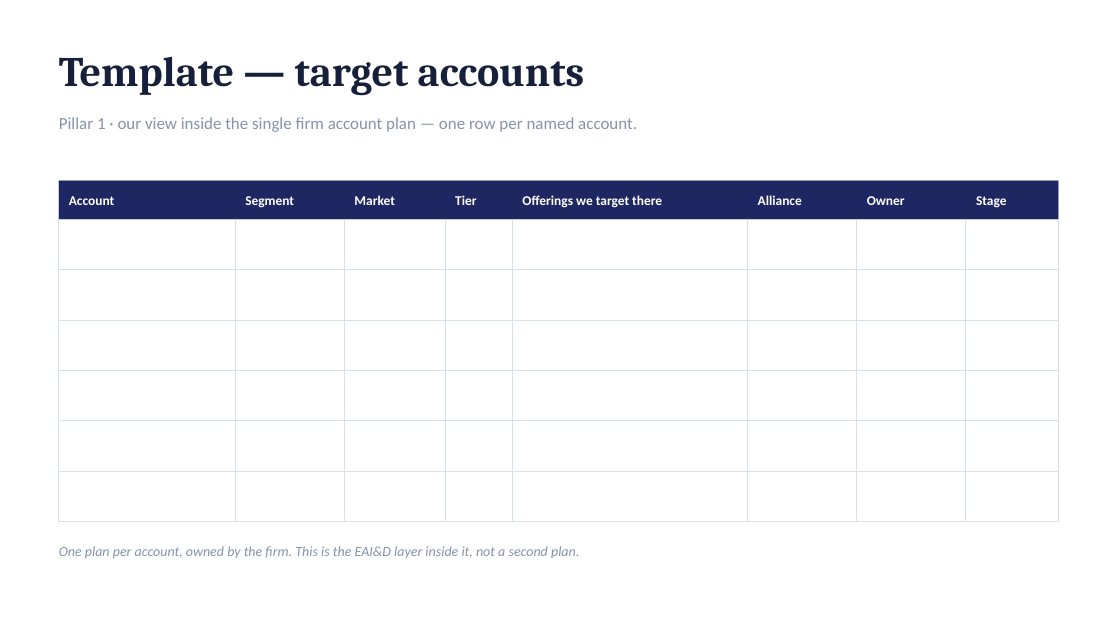
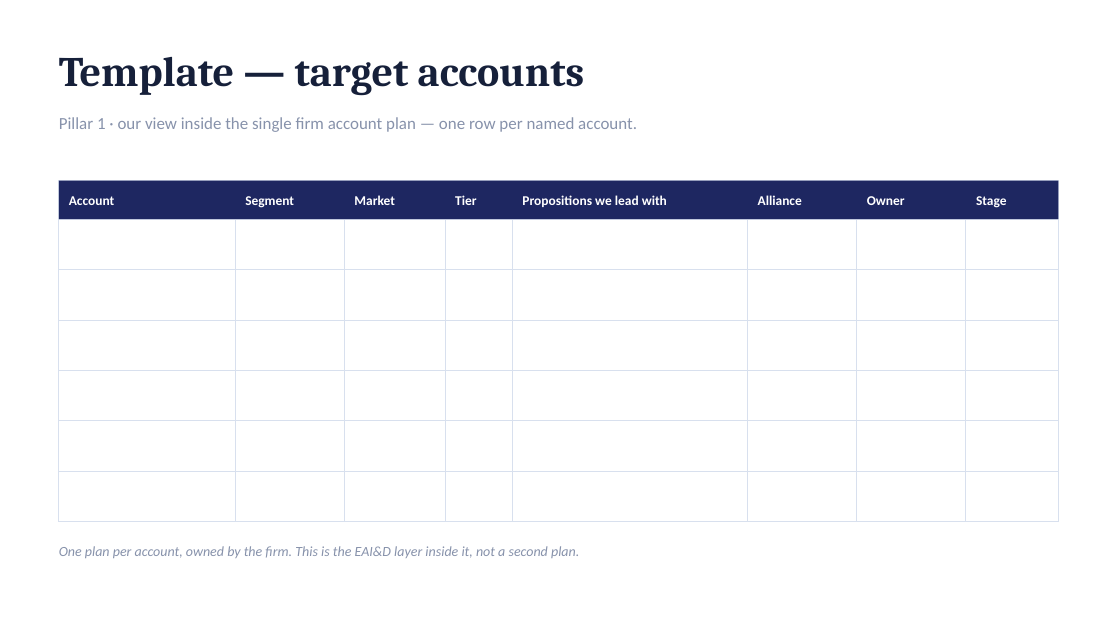
Before and after one commit to dhajjar-cyber/bae, a slide deck: slide 32 of FSI strategy/EAI&D-FSI-Strategy-Development-Plan.pptx (slide 30 before the commit). Drawn at 1120x630 pixels with LibreOffice and Linux fonts; fonts in the diff are those of the drawing. Boxes give left, top, right and bottom in pixels: in the first picture for what was removed or moved away, otherwise in the second. Text is boxed around its words. In the diff, an @@ line names an element or a change of style, - is before the commit and + after.

```diff
--- a/FSI strategy/EAI&D-FSI-Strategy-Development-Plan.pptx
+++ b/FSI strategy/EAI&D-FSI-Strategy-Development-Plan.pptx
@@ table at [59, 181, 1059, 265] @@
-row 1, column 5: Offerings we target there
+row 1, column 5: Propositions we lead with
@@ text at [521, 195, 667, 207]: text changed @@
-Offerings we target there
+Propositions we lead with
```
Also in this commit, not shown: 12 other slides changed, 2 slides added, 3 other files.
